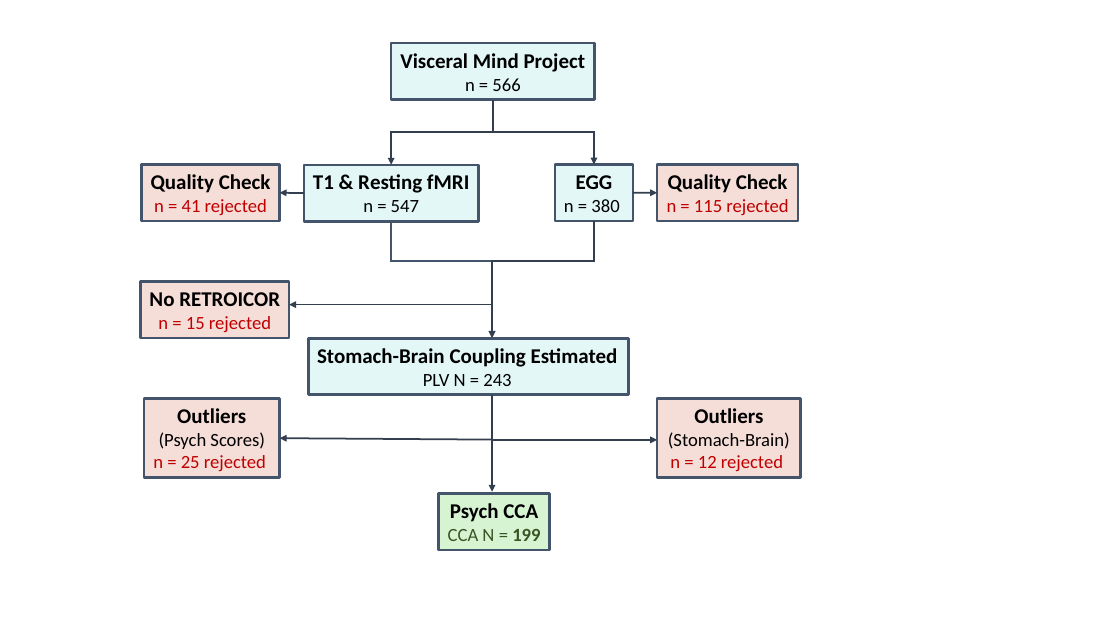
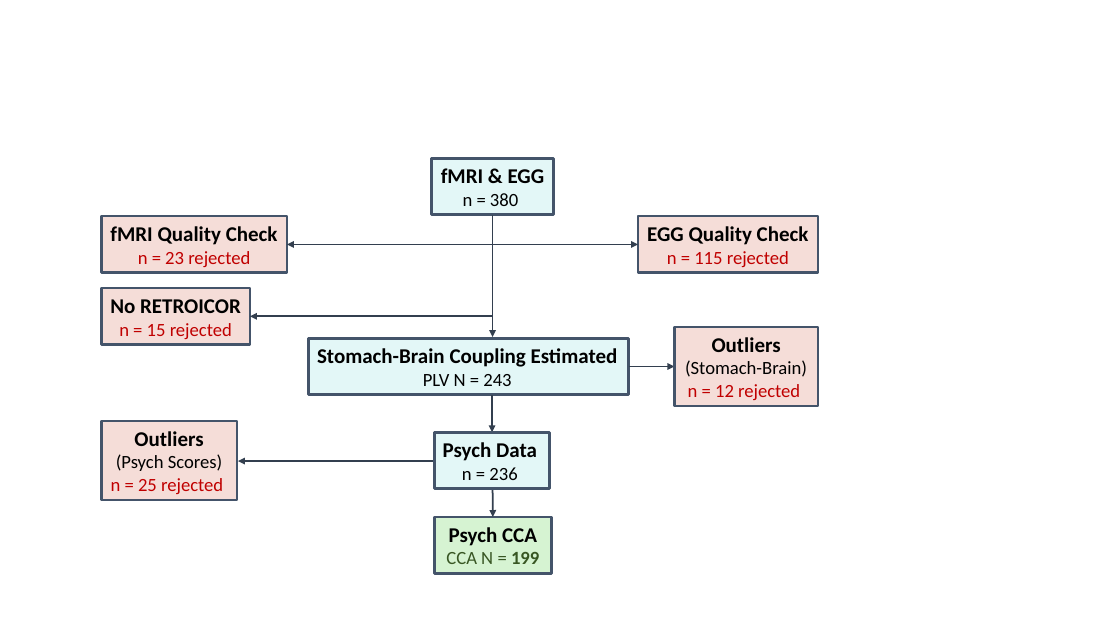
Before and after one commit to embodied-computation-group/StomachBrain-MentalHealth, a slide deck: slide 1 of figures/final_figs/Supplementary/Sample_FlowChart.pptx. Drawn at 1120x630 pixels with LibreOffice and Linux fonts; fonts in the diff are those of the drawing. Boxes give left, top, right and bottom in pixels: in the first picture for what was removed or moved away, otherwise in the second. Text is boxed around its words. In the diff, an @@ line names an element or a change of style, - is before the commit and + after.

```diff
--- a/figures/final_figs/Supplementary/Sample_FlowChart.pptx
+++ b/figures/final_figs/Supplementary/Sample_FlowChart.pptx
@@ rectangle removed at (392,43,595,99) @@
-Visceral Mind Project
-n = 566
@@ elbow arrow removed from (493, 100) to (392, 165) @@
@@ elbow arrow removed from (493, 132) to (594, 165) @@
@@ rectangle removed at (304,165,479,221) @@
-T1 & Resting fMRI
-n = 547
@@ rectangle "fMRI & EGG": place and size @@
-rectangle "fMRI & EGG" at (555,165,634,221)
+rectangle "fMRI & EGG" at (432,158,554,214)
@@ text in rectangle at (441,168,545,183): text changed @@
-EGG
+fMRI & EGG
@@ arrow removed from (304, 193) to (280, 192) @@
@@ rectangle "fMRI Quality Check": place and size @@
-rectangle "fMRI Quality Check" at (142,165,280,221)
+rectangle "fMRI Quality Check" at (102,216,287,272)
@@ text in rectangle at (110,226,278,267): text changed @@
-Quality Check
-n = 41 rejected
+fMRI Quality Check
+n = 23 rejected
@@ elbow arrow removed from (392, 222) to (492, 338) @@
@@ elbow arrow removed from (594, 221) to (492, 338) @@
@@ arrow added from (492, 215) to (492, 337), #333F50 1.5 pt @@
@@ rectangle "EGG Quality Check": place and size @@
-rectangle "EGG Quality Check" at (657,165,798,221)
+rectangle "EGG Quality Check" at (638,216,818,272)
@@ text in rectangle at (647,226,809,245): text changed @@
-Quality Check
+EGG Quality Check
@@ arrow added from (492, 245) to (287, 245), #333F50 1.5 pt @@
@@ arrow moved from (633, 192) - (657, 193) to (492, 245) - (638, 245) @@
@@ rectangle "No RETROICOR": place and size @@
-rectangle "No RETROICOR" at (140,281,289,338)
+rectangle "No RETROICOR" at (102,288,250,344)
@@ arrow moved from (493, 305) - (289, 305) to (492, 317) - (250, 317) @@
@@ rectangle "Outliers": place and size @@
-rectangle "Outliers" at (657,398,801,477)
+rectangle "Outliers" at (675,327,818,406)
@@ arrow moved from (492, 440) - (657, 440) to (628, 366) - (675, 366) @@
@@ arrow moved from (492, 395) - (492, 492) to (492, 395) - (492, 433) @@
@@ rectangle "Outliers": place and size @@
-rectangle "Outliers" at (144,399,279,478)
+rectangle "Outliers" at (102,421,237,500)
@@ rectangle added at (434,433,549,489), fill #E3F7F7, outline #44546A 2.25 pt, 18 pt, text #000000, bold @@
+Psych Data
+n = 236
@@ arrow moved from (492, 439) - (280, 439) to (481, 461) - (238, 461) @@
@@ arrow added from (492, 489) to (493, 517), #333F50 1.5 pt @@
@@ rectangle "Psych CCA": place and size @@
-rectangle "Psych CCA" at (439,493,549,549)
+rectangle "Psych CCA" at (434,517,551,573)
```
Also in this commit, not shown: 9 other files.
